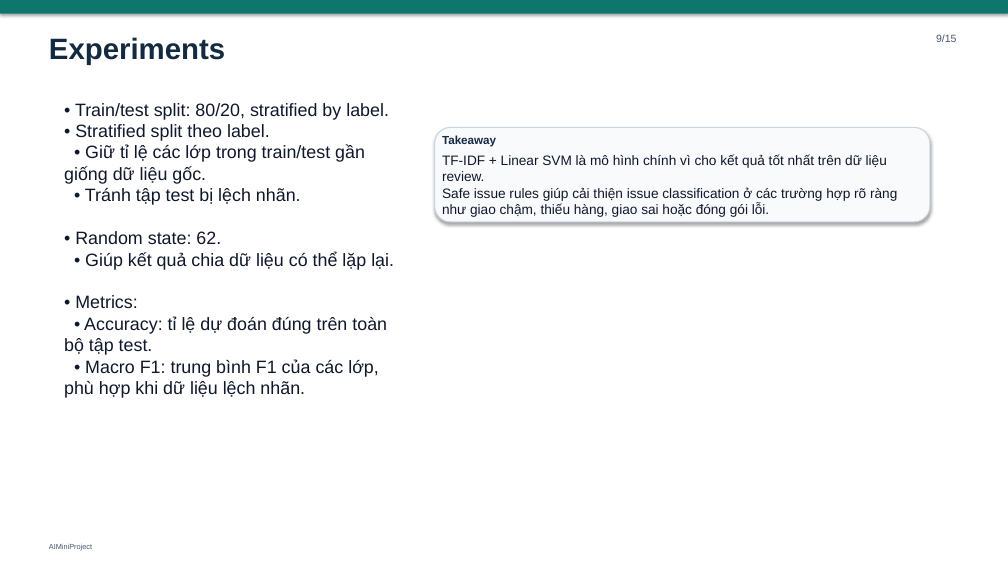
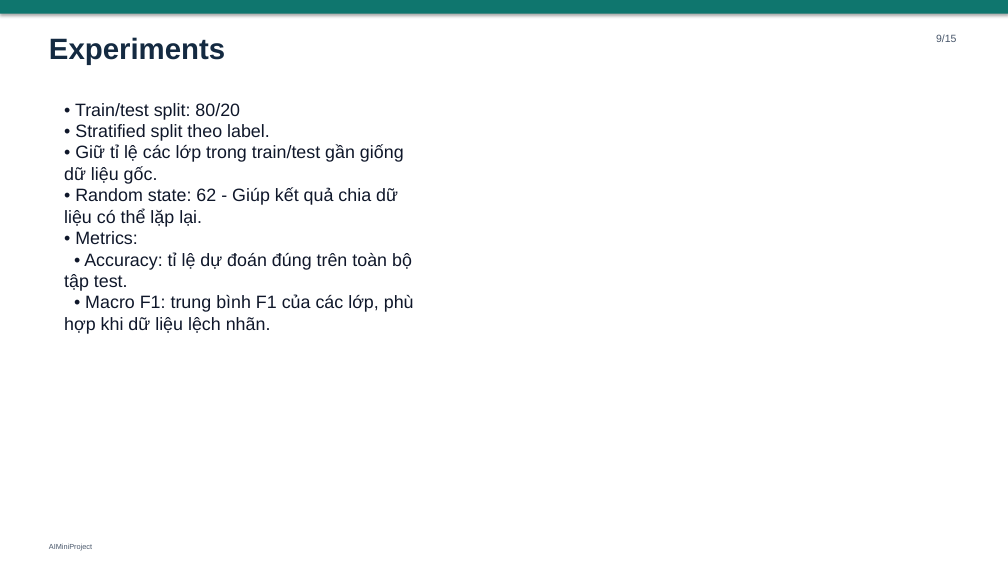
Before and after one commit to luongkien25/AIMiniProject, a slide deck: slide 13 of slides/AIMiniProject_presentation.pptx. Drawn at 1008x567 pixels with LibreOffice and Linux fonts; fonts in the diff are those of the drawing. Boxes give left, top, right and bottom in pixels: in the first picture for what was removed or moved away, otherwise in the second. Text is boxed around its words. In the diff, an @@ line names an element or a change of style, - is before the commit and + after.

Commit message:
slide update

```diff
--- a/slides/AIMiniProject_presentation.pptx
+++ b/slides/AIMiniProject_presentation.pptx
@@ text at [75,103,240,120]: text changed @@
-• Train/test split: 80/20, stratified by label.
+• Train/test split: 80/20
@@ rounded rectangle removed at [435,128,930,222] @@
@@ text removed at [442,135,496,147] @@
-Takeaway
@@ text removed at [442,154,897,217] @@
-TF-IDF + Linear SVM là mô hình chính vì cho kết quả tốt nhất trên dữ liệu review.
-Safe issue rules giúp cải thiện issue classification ở các trường hợp rõ ràng
-như giao chậm, thiếu hàng, giao sai hoặc đóng gói lỗi.
@@ text at [64,188,398,227]: text changed @@
-• Tránh tập test bị lệch nhãn.
-• Random state: 62.
-• Giúp kết quả chia dữ liệu có thể lặp lại.
+• Random state: 62 - Giúp kết quả chia dữ liệu có thể lặp lại.
```
Also in this commit, not shown: 3 other slides changed, 1 slide added, 2 slides removed, 2 other files.
